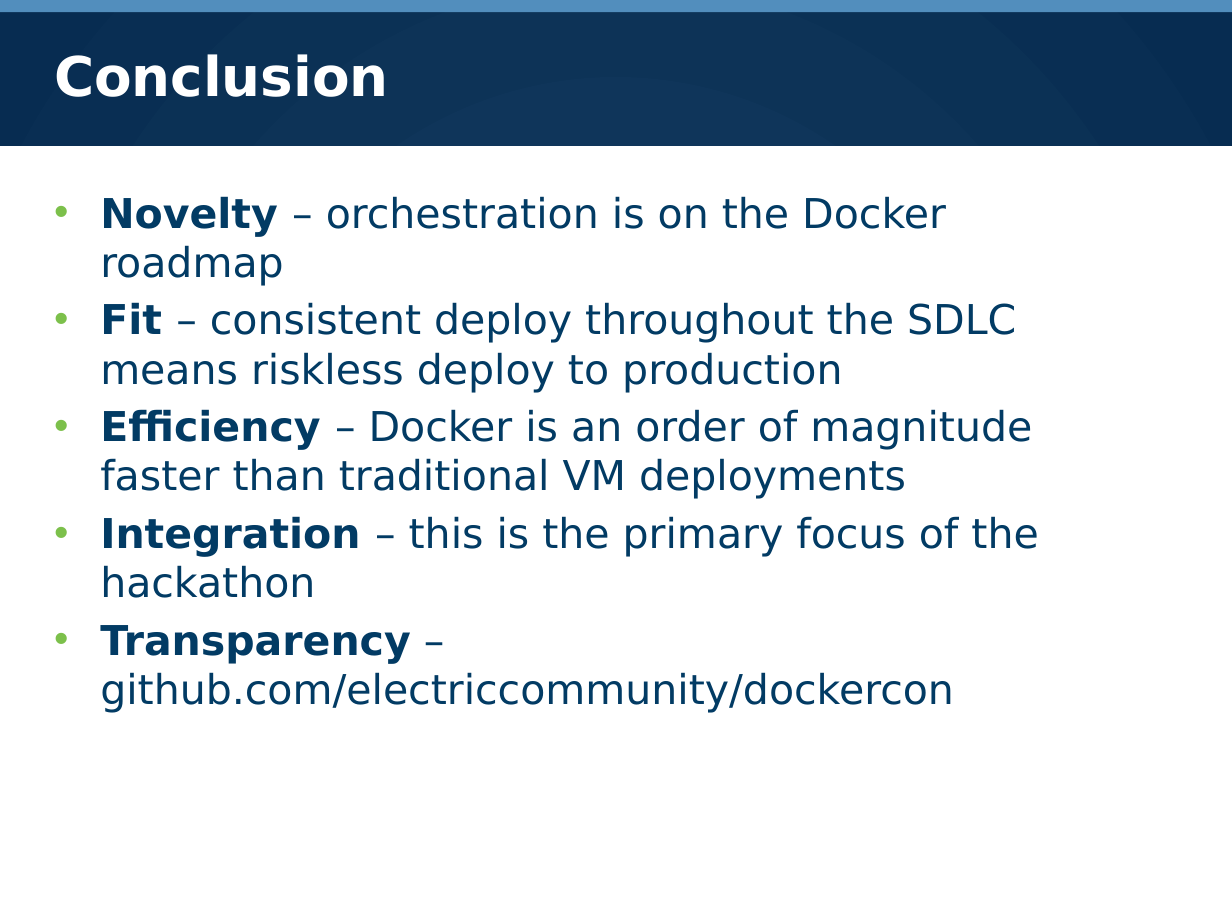
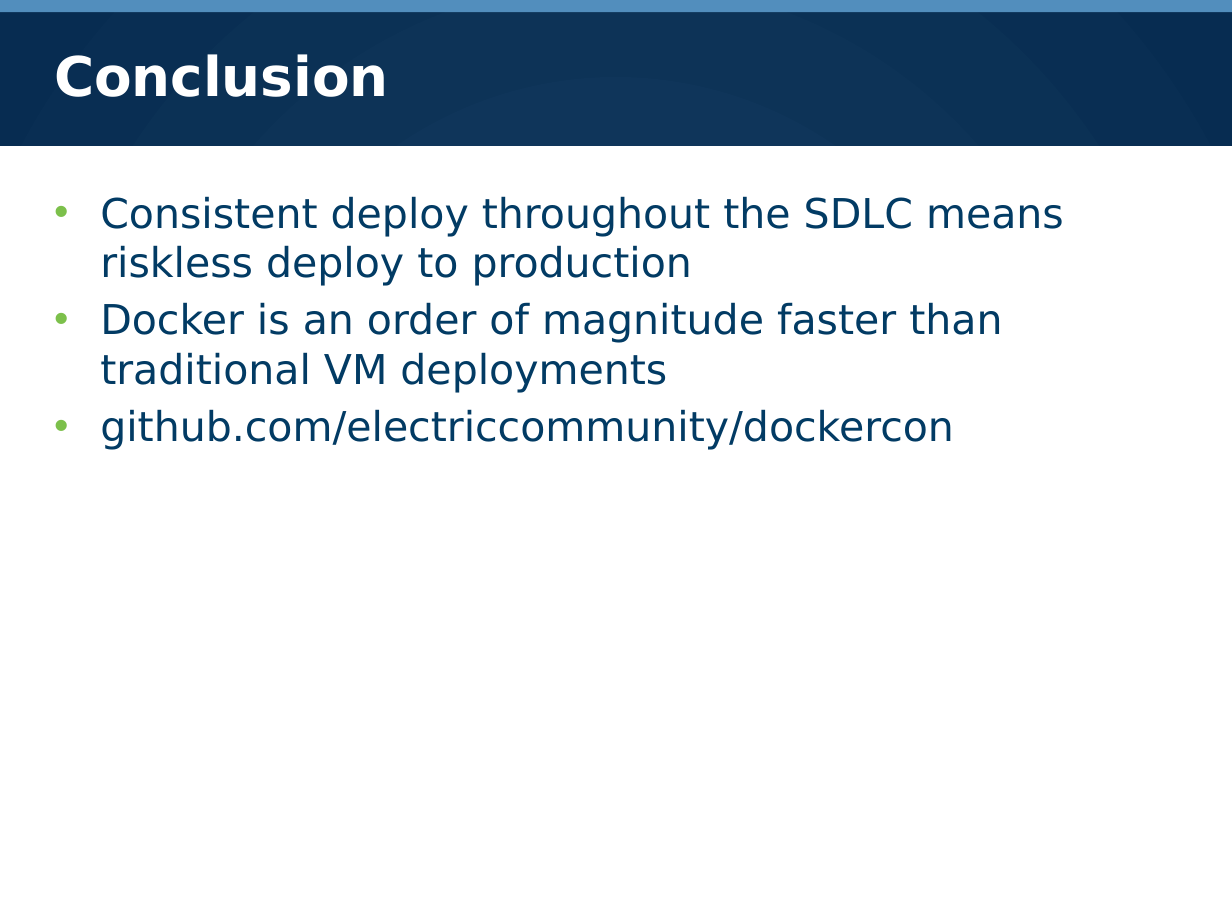
Before and after one commit to electric-cloud/dockercon, a slide deck: slide 5 of presentation.pptx (slide 4 before the commit). Drawn at 1232x924 pixels with LibreOffice and Linux fonts; fonts in the diff are those of the drawing; background and template pictures are left out. Boxes give left, top, right and bottom in pixels: in the first picture for what was removed or moved away, otherwise in the second. Text is boxed around its words. In the diff, an @@ line names an element or a change of style, - is before the commit and + after.

Commit message:
final presentation; forgotten deploy script

```diff
--- a/presentation.pptx
+++ b/presentation.pptx
@@ text at [100,196,1064,450]: text changed @@
-• Novelty – orchestration is on the Docker roadmap
-• Fit – consistent deploy throughout the SDLC means riskless deploy to production
-• Efficiency – Docker is an order of magnitude faster than traditional VM deployments
-• Integration – this is the primary focus of the hackathon
-• Transparency – github.com/electriccommunity/dockercon
+• Consistent deploy throughout the SDLC means riskless deploy to production
+• Docker is an order of magnitude faster than traditional VM deployments
+• github.com/electriccommunity/dockercon
```
Also in this commit, not shown: 2 other slides changed, 1 other file.
